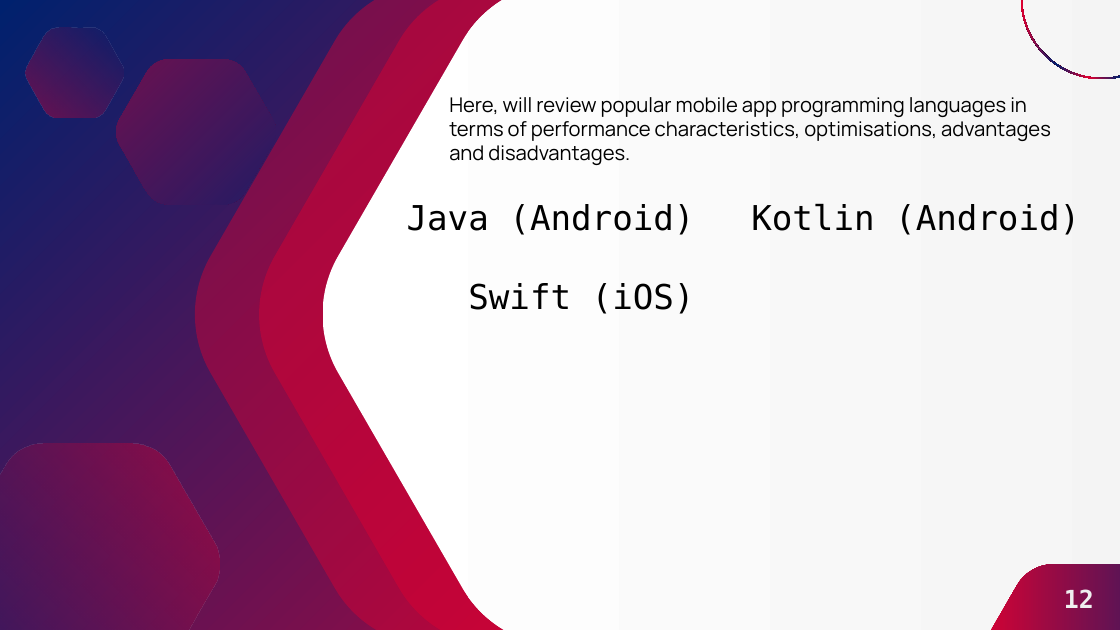
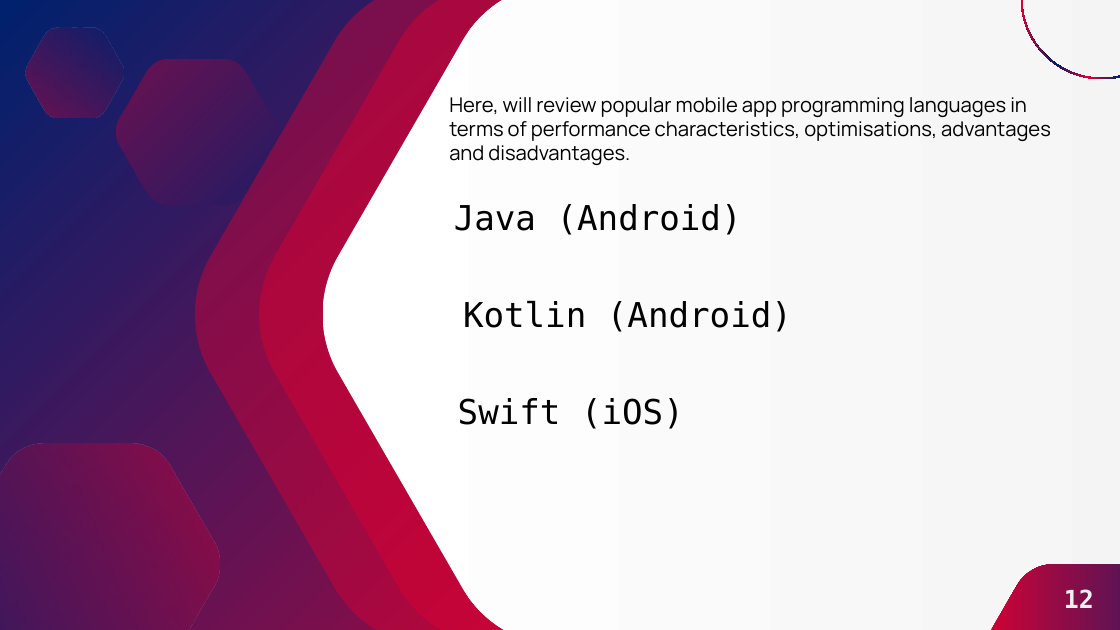
Before and after one commit to YannKamche/CEF-440-Internet-and-Mobile-Programming, a slide deck: slide 12 of Task 1/Mobile App Pitch Deck.pptx. Drawn at 1120x630 pixels with LibreOffice and Linux fonts; fonts in the diff are those of the drawing. Boxes give left, top, right and bottom in pixels: in the first picture for what was removed or moved away, otherwise in the second. Text is boxed around its words. In the diff, an @@ line names an element or a change of style, - is before the commit and + after.

```diff
--- a/Task 1/Mobile App Pitch Deck.pptx
+++ b/Task 1/Mobile App Pitch Deck.pptx
@@ subtitle "Java (Android)" moved from (x1=407, y1=204, x2=694, y2=235) to (x1=454, y1=204, x2=742, y2=235) @@
@@ subtitle "Kotlin (Android)" moved from (x1=751, y1=203, x2=1080, y2=235) to (x1=463, y1=300, x2=792, y2=332) @@
@@ subtitle "Swift (iOS)" moved from (x1=468, y1=283, x2=695, y2=314) to (x1=458, y1=398, x2=684, y2=429) @@
```
Also in this commit, not shown: 15 other slides changed, 1 other file.
